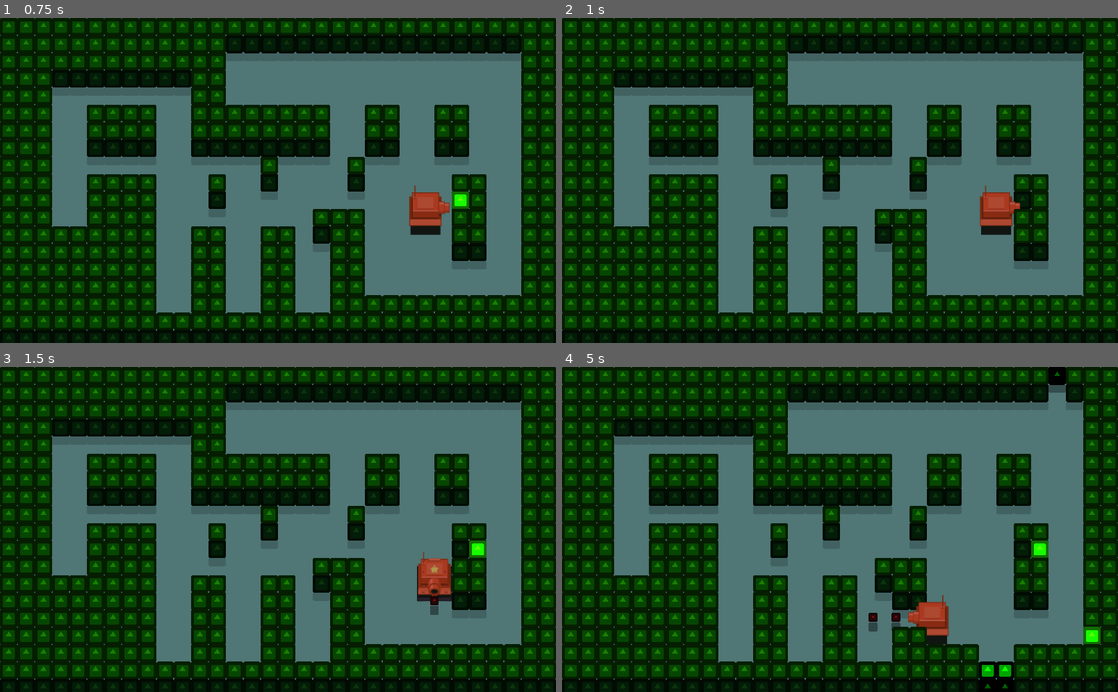
Above: before the commit, frames 1-4 (two rows, left to right).
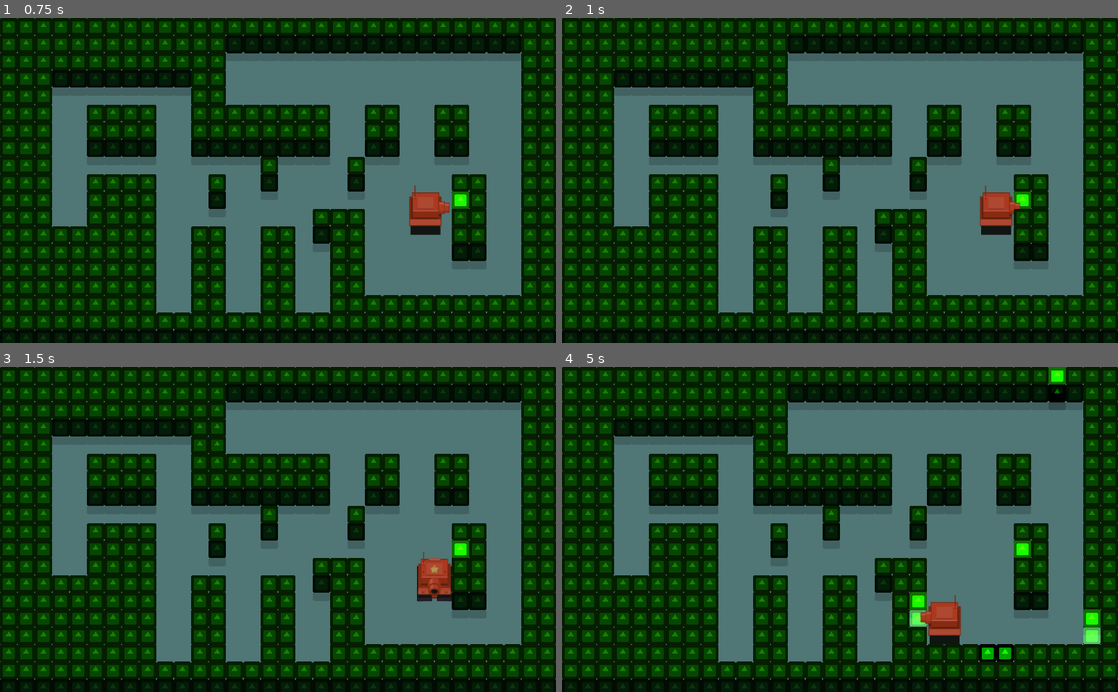
Above: after the commit, the same moments.

Repository: Godot-en-Espanol/Node-City
Game: Godot game, scene res://Prototipos/Scene/TestScene.tscn
Two runs of this game, one before a commit and one after it. Both use one fixed random seed, a clock stepped at 60 frames per second and the inputs below. The engine's default icon, where the game draws it, is replaced by a stand-in: a white triangle on a blue panel in a dark square.
Inputs:
- Up to frame 1 (0.75 s): tap Enter (ui_accept) at 0.5 s; hold Right (ui_right) from 0.53 s (still down); hold Space (shoot, bound only after the commit) from 0.53 s (still down)
- Up to frame 2 (1 s): keep holding Right (ui_right); keep holding Space (shoot, bound only after the commit); tap Enter (ui_accept) at 0.77, 0.8 s
- Up to frame 3 (1.5 s): tap Enter (ui_accept) at 1.07, 1.35 s; release Right (ui_right) at 1.28 s; release Space (shoot, bound only after the commit) at 1.28 s; hold Down (ui_down) from 1.28 s (still down)
- Up to frame 4 (5 s): tap Enter (ui_accept) at 1.52, 1.82, 2.3, 3.02, 3.32, 3.6, 3.77, 4.07, 4.52, 4.82 s; tap Space (shoot, bound only after the commit) at 1.55, 2.85, 4.35 s; release Down (ui_down) at 2.03 s; hold Right (ui_right) 2.03-2.78 s; hold Space (shoot, bound only after the commit) 2.03-2.78 s; hold Up (ui_up) 2.78-3.53 s; hold Left (ui_left) from 3.53 s (still down)

Frame 1 is identical in both runs. In frame 2, 0.1% of the frame differs, in the area x 81-85%, y 53-64%; in frame 3, 0.4%; in frame 4, 2.9%, in the area x 55-97%, y 0-100%.

Commit message:
Se completa el PlayerController

Diff:
--- a/Proyecto/PlayerControler.gd
+++ b/Proyecto/PlayerControler.gd
@@ -1,17 +1,45 @@
 extends TankControler
 
-func _physics_process(_delta : float) -> void:
-	var _direction : Vector2
+var input_array := []
 
-	_direction.x = Input.get_action_strength("ui_right") - Input.get_action_strength("ui_left")
-	_direction.y = Input.get_action_strength("ui_down") - Input.get_action_strength("ui_up")
+func _input(event : InputEvent):
 
-	if _direction and not(_direction.x and _direction.y):
+	update_direction()
 
-		tank.change_direction(_direction)
+	if event.is_action_pressed("shoot"):
+		tank.shoot()
 
-		if !tank.moving:
-			tank.move_foward()
+func check_movement_input(input : String):
+	if Input.is_action_just_pressed(input):
+		if not input in input_array:
+			input_array.append(input)
+	if input in input_array and Input.is_action_just_released(input):
+		input_array.remove(input_array.find(input))
 
-	if Input.is_action_just_pressed("ui_accept"):
-		tank.shoot()
+func update_direction() -> void:
+
+	var direction := Vector2.ZERO
+	check_movement_input("move_up")
+	check_movement_input("move_down")
+	check_movement_input("move_left")
+	check_movement_input("move_right")
+
+	var last_action := ""
+	if input_array.size() > 0:
+		last_action = input_array[input_array.size()-1]
+
+	tank.speed = tank.movement_speed
+	match last_action:
+		"move_down":
+			direction = Vector2.DOWN
+		"move_up":
+			direction = Vector2.UP
+		"move_left":
+			direction = Vector2.LEFT
+		"move_right":
+			direction = Vector2.RIGHT
+		_:
+			tank.speed = 0
+
+	if direction != Vector2.ZERO:
+		tank.current_direction = direction
--- a/Proyecto/Prototipos/Scene/Tank/PlayerTank.tscn
+++ b/Proyecto/Prototipos/Scene/Tank/PlayerTank.tscn
@@ -4,6 +4,5 @@
 [ext_resource path="res://Prototipos/Scene/Controlers/PlayerControler.tscn" type="PackedScene" id=2]
 
 [node name="PlayerTank" instance=ExtResource( 1 )]
-speed = 200.0
 
 [node name="PlayerControler" parent="." index="6" instance=ExtResource( 2 )]
--- a/Proyecto/Prototipos/Scene/Tank/Tank.gd
+++ b/Proyecto/Prototipos/Scene/Tank/Tank.gd
@@ -3,12 +3,13 @@
 
 export var bullet : PackedScene
 export var hp := 1
-export var speed := 16.0
+export var movement_speed := 200.0
 
+var speed := 0.0
 var move_size : int
 var tile_size : int
 var moving := false
-var current_direction := Vector2.RIGHT
+var current_direction := Vector2.ZERO setget change_direction
 
 onready var tween := $Tween
 onready var collision_detector := $Body/CollisionDetector
@@ -17,10 +18,34 @@
 onready var canon := $BulletPosition/Canon
 onready var animation_tree := $AnimationPlayer/AnimationTree
 
+
 func _ready() -> void:
 	tile_size = ProjectSettings.get("game_info/tile_size")
+	# warning-ignore:integer_division
 	move_size = tile_size / 4
 	_snap_position()
+
+
+func _update_rotation() -> void:
+	body.look_at(body.global_position + current_direction)
+
+
+func _update_animation() -> void:
+	animation_tree.set("parameters/blend_position", current_direction)
+
+
+func _on_Tween_tween_all_completed() -> void:
+	moving = false
+
+
+func _snap_position() -> void:
+	position = position.snapped(Vector2.ONE * move_size)
+
+
+func _physics_process(_delta):
+	if current_direction != Vector2.ZERO and !moving:
+		move_foward()
+
 
 func shoot() -> void:
 	var _new_bullet = bullet.instance()
@@ -28,17 +53,22 @@
 	_new_bullet.init(current_direction, canon.position.y)
 	get_parent().add_child(_new_bullet)
 
+
 func change_direction(direction : Vector2) -> void:
-	print(direction)
 	current_direction = direction
-	_update_rotation()
-	_update_animation()
+	if current_direction != Vector2.ZERO:
+		_update_rotation()
+		_update_animation()
+
 
 func move_foward() -> void:
+	if speed == 0.0:
+		return
+
 	if collision_detector.is_colliding():
 		return
+	moving = true
 
-	moving = true
 
 	var _time = move_size / speed
 	var _new_position = position + current_direction * move_size
@@ -47,15 +77,3 @@
 								position, _new_position, _time)
 
 	tween.start()
-
-func _update_rotation() -> void:
-	body.look_at(body.global_position + current_direction)
-
-func _update_animation() -> void:
-	animation_tree.set("parameters/blend_position", current_direction)
-
-func _on_Tween_tween_all_completed() -> void:
-	moving = false
-
-func _snap_position() -> void:
-	position = position.snapped(Vector2.ONE * move_size)
--- a/Proyecto/project.godot
+++ b/Proyecto/project.godot
@@ -39,6 +39,38 @@
 
 tile_size=64
 
+[input]
+
+move_up={
+"deadzone": 0.5,
+"events": [ Object(InputEventKey,"resource_local_to_scene":false,"resource_name":"","device":0,"alt":false,"shift":false,"control":false,"meta":false,"command":false,"pressed":false,"scancode":16777232,"unicode":0,"echo":false,"script":null)
+, Object(InputEventJoypadMotion,"resource_local_to_scene":false,"resource_name":"","device":0,"axis":1,"axis_value":-1.0,"script":null)
+ ]
+}
+move_left={
+"deadzone": 0.5,
+"events": [ Object(InputEventKey,"resource_local_to_scene":false,"resource_name":"","device":0,"alt":false,"shift":false,"control":false,"meta":false,"command":false,"pressed":false,"scancode":16777231,"unicode":0,"echo":false,"script":null)
+, Object(InputEventJoypadMotion,"resource_local_to_scene":false,"resource_name":"","device":0,"axis":0,"axis_value":-1.0,"script":null)
+ ]
+}
+move_right={
+"deadzone": 0.5,
+"events": [ Object(InputEventKey,"resource_local_to_scene":false,"resource_name":"","device":0,"alt":false,"shift":false,"control":false,"meta":false,"command":false,"pressed":false,"scancode":16777233,"unicode":0,"echo":false,"script":null)
+, Object(InputEventJoypadMotion,"resource_local_to_scene":false,"resource_name":"","device":0,"axis":0,"axis_value":1.0,"script":null)
+ ]
+}
+move_down={
+"deadzone": 0.5,
+"events": [ Object(InputEventKey,"resource_local_to_scene":false,"resource_name":"","device":0,"alt":false,"shift":false,"control":false,"meta":false,"command":false,"pressed":false,"scancode":16777234,"unicode":0,"echo":false,"script":null)
+, Object(InputEventJoypadMotion,"resource_local_to_scene":false,"resource_name":"","device":0,"axis":1,"axis_value":1.0,"script":null)
+ ]
+}
+shoot={
+"deadzone": 0.5,
+"events": [ Object(InputEventKey,"resource_local_to_scene":false,"resource_name":"","device":0,"alt":false,"shift":false,"control":false,"meta":false,"command":false,"pressed":false,"scancode":32,"unicode":0,"echo":false,"script":null)
+ ]
+}
+
 [physics]
 
 common/enable_pause_aware_picking=true
